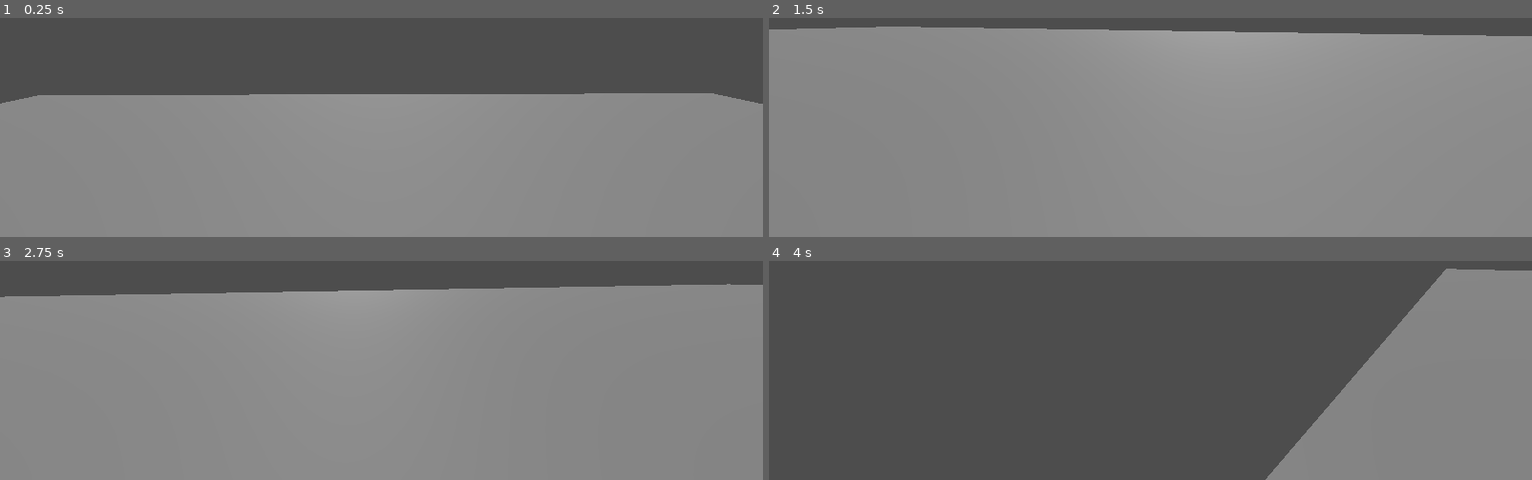
Above: before the commit, frames 1-4 (two rows, left to right).
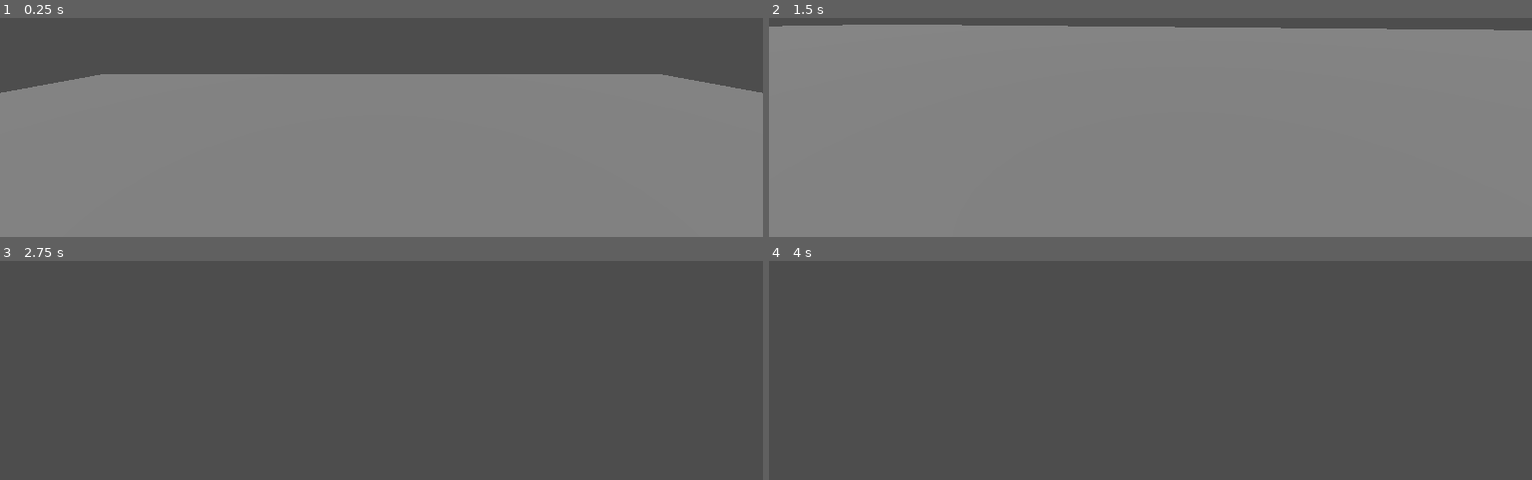
Above: after the commit, the same moments.

Repository: Jedwards14/ITGPMon0830
Game: Godot game, scene res://Jack/Jack_Test.tscn
Same seed, same stepped clock (60 frames per second), same inputs: the game is played once before the commit and once after it.
Inputs (mouse positions are in pixels of both pictures, inside the frame that each line leads up to):
- Up to frame 1 (0.25 s): no input
- Up to frame 2 (1.5 s): tap Enter (ui_accept) at 0.5, 0.77 s; move the mouse to (1188, 22) at 0.52 s; hold Shift (RUN) 0.53-1.28 s; hold W (move_forward, bound only after the commit) from 0.53 s (still down); move the mouse to (1112, 24) at 1.27 s; tap Shift (RUN) at 1.35 s
- Up to frame 3 (2.75 s): keep holding W (move_forward, bound only after the commit); tap Enter (ui_accept) at 1.52 s; move the mouse to (outside the picture) at 2.02 s; hold Shift (RUN) from 2.03 s (still down)
- Up to frame 4 (4 s): keep holding W (move_forward, bound only after the commit); move the mouse to (1142, 274) at 2.77 s; release Shift (RUN) at 2.78 s; tap Shift (RUN) at 2.85 s; tap Enter (ui_accept) at 3.02, 3.77 s; move the mouse to (1203, 271) at 3.52 s; hold Shift (RUN) from 3.53 s (still down)

The runs differ from the first frame. In frame 1, 8.3% of the frame differs, in the area x 0-100%, y 25-40%; in frame 2, 2.8%; in frame 3, 87%, in the area x 0-100%, y 10-100%; in frame 4, 22%.

Commit message:
Player Movement
Added player movement and camera

Diff:
--- a/intro-to-game-production/Jack/Jack_Test.tscn
+++ b/intro-to-game-production/Jack/Jack_Test.tscn
@@ -1,6 +1,6 @@
-[gd_scene load_steps=6 format=3 uid="uid://dlc7opmfn2u3e"]
+[gd_scene load_steps=5 format=3 uid="uid://dlc7opmfn2u3e"]
 
-[ext_resource type="PackedScene" uid="uid://br01chminlckq" path="res://Template/player.tscn" id="1_bn5s4"]
+[ext_resource type="Script" uid="uid://clfhhb2ier5im" path="res://Jack/character_body_3d.gd" id="1_bn5s4"]
 
 [sub_resource type="BoxShape3D" id="BoxShape3D_0l5pj"]
 size = Vector3(60, 2, 60)
@@ -8,11 +8,7 @@
 [sub_resource type="BoxMesh" id="BoxMesh_bn5s4"]
 size = Vector3(60, 2, 60)
 
-[sub_resource type="BoxShape3D" id="BoxShape3D_bn5s4"]
-size = Vector3(4, 1, 4)
-
-[sub_resource type="BoxMesh" id="BoxMesh_6gbj8"]
-size = Vector3(4, 1, 4)
+[sub_resource type="SphereShape3D" id="SphereShape3D_bn5s4"]
 
 [node name="Node3D" type="Node3D"]
 
@@ -20,30 +16,23 @@
 transform = Transform3D(1, 0, 0, 0, 1, 0, 0, 0, 1, 0, -8, 0)
 
 [node name="CollisionShape3D" type="CollisionShape3D" parent="Floor"]
-transform = Transform3D(1, 0, 0, 0, 1, 0, 0, 0, 1, 0.632404, 8.96786, -0.473656)
+transform = Transform3D(1, 0, 0, 0, 1, 0, 0, 0, 1, 0, -1, 0)
 shape = SubResource("BoxShape3D_0l5pj")
 
 [node name="MeshInstance3D" type="MeshInstance3D" parent="Floor"]
-transform = Transform3D(1, 0, 0, 0, 1, 0, 0, 0, 1, 0, 9.44001, 0)
+transform = Transform3D(1, 0, 0, 0, 1, 0, 0, 0, 1, 0, -1, 0)
 mesh = SubResource("BoxMesh_bn5s4")
 
 [node name="DirectionalLight3D" type="DirectionalLight3D" parent="."]
 transform = Transform3D(1, 0, 0, 0, 0.644538, 0.764573, 0, -0.764573, 0.644538, 0.0832367, 10.1473, 0.306038)
 shadow_enabled = true
 
-[node name="player" parent="." instance=ExtResource("1_bn5s4")]
-transform = Transform3D(-1, 0, -8.74228e-08, 0, 1, 0, 8.74228e-08, 0, -1, -2.95639e-05, 9.15522, 8.88906)
+[node name="Player" type="CharacterBody3D" parent="."]
+script = ExtResource("1_bn5s4")
 
-[node name="Camera" type="Camera3D" parent="player"]
-transform = Transform3D(0.999957, 2.99752e-05, -0.00928451, 0, 0.999995, 0.00322851, 0.00928456, -0.00322837, 0.999952, -0.0689928, 0.029552, -0.276869)
-current = true
-fov = 85.0
+[node name="Camera" type="Camera3D" parent="Player"]
 
-[node name="StaticBody3D" type="StaticBody3D" parent="."]
-transform = Transform3D(1, 0, 0, 0, 1, 0, 0, 0, 1, 0, 2.63518, 0)
+[node name="Pivot" type="Node3D" parent="Player"]
 
-[node name="CollisionShape3D" type="CollisionShape3D" parent="StaticBody3D"]
-shape = SubResource("BoxShape3D_bn5s4")
-
-[node name="MeshInstance3D" type="MeshInstance3D" parent="StaticBody3D"]
-mesh = SubResource("BoxMesh_6gbj8")
+[node name="CollisionShape3D" type="CollisionShape3D" parent="Player"]
+shape = SubResource("SphereShape3D_bn5s4")
--- /dev/null
+++ b/intro-to-game-production/Jack/character_body_3d.gd
@@ -0,0 +1,45 @@
+extends CharacterBody3D
+# How fast the player moves in meters per second.
+@export var speed = 14
+# The downward acceleration when in the air, in meters per second squared.
+@export var fall_acceleration = 75
+@export var sensivity = 0.3
+
+var target_velocity = Vector3.ZERO
+
+func _ready():
+	Input.set_mouse_mode(Input.MOUSE_MODE_CAPTURED)
+
+func _input(event):
+	if event is InputEventMouseMotion:
+		$Camera.rotation_degrees.x -= event.relative.y * sensivity
+		$Camera.rotation_degrees.x = clamp($Camera.rotation_degrees.x, -90, 90)
+		rotation_degrees.y -= event.relative.x * sensivity
+
+func _physics_process(delta):
+	var direction = Vector3.ZERO
+
+	if Input.is_action_pressed("move_right"):
+		direction.x += 1
+	if Input.is_action_pressed("move_left"):
+		direction.x -= 1
+	if Input.is_action_pressed("move_backward"):
+		direction.z += 1
+	if Input.is_action_pressed("move_forward"):
+		direction.z -= 1
+
+	if direction != Vector3.ZERO:
+		direction = direction.normalized()
+		$Pivot.basis = Basis.looking_at(direction)
+
+	# Ground Velocity
+	target_velocity.x = direction.x * speed
+	target_velocity.z = direction.z * speed
+
+	# Vertical Velocity
+	if not is_on_floor(): # If in the air, fall towards the floor. Literally gravity
+		target_velocity.y = target_velocity.y - (fall_acceleration * delta)
+
+	# Moving the Character
+	velocity = target_velocity
+	move_and_slide()
--- a/intro-to-game-production/project.godot
+++ b/intro-to-game-production/project.godot
@@ -66,6 +66,30 @@
 "events": [Object(InputEventKey,"resource_local_to_scene":false,"resource_name":"","device":-1,"window_id":0,"alt_press …(195 unchanged characters)…
 ]
 }
+move_left={
+"deadzone": 0.2,
+"events": [Object(InputEventKey,"resource_local_to_scene":false,"resource_name":"","device":0,"window_id":0,"alt_pressed":false,"shift_pressed":false,"ctrl_pressed":false,"meta_pressed":false,"pressed":false,"keycode":0,"physical_keycode":65,"key_label":0,"unicode":0,"location":0,"echo":false,"script":null)
+, Object(InputEventKey,"resource_local_to_scene":false,"resource_name":"","device":-1,"window_id":0,"alt_pressed":false,"shift_pressed":false,"ctrl_pressed":false,"meta_pressed":false,"pressed":false,"keycode":0,"physical_keycode":4194319,"key_label":0,"unicode":0,"location":0,"echo":false,"script":null)
+]
+}
+move_right={
+"deadzone": 0.2,
+"events": [Object(InputEventKey,"resource_local_to_scene":false,"resource_name":"","device":0,"window_id":0,"alt_pressed":false,"shift_pressed":false,"ctrl_pressed":false,"meta_pressed":false,"pressed":false,"keycode":0,"physical_keycode":68,"key_label":0,"unicode":0,"location":0,"echo":false,"script":null)
+, Object(InputEventKey,"resource_local_to_scene":false,"resource_name":"","device":-1,"window_id":0,"alt_pressed":false,"shift_pressed":false,"ctrl_pressed":false,"meta_pressed":false,"pressed":false,"keycode":0,"physical_keycode":4194321,"key_label":0,"unicode":0,"location":0,"echo":false,"script":null)
+]
+}
+move_forward={
+"deadzone": 0.2,
+"events": [Object(InputEventKey,"resource_local_to_scene":false,"resource_name":"","device":-1,"window_id":0,"alt_pressed":false,"shift_pressed":false,"ctrl_pressed":false,"meta_pressed":false,"pressed":false,"keycode":0,"physical_keycode":87,"key_label":0,"unicode":119,"location":0,"echo":false,"script":null)
+, Object(InputEventKey,"resource_local_to_scene":false,"resource_name":"","device":-1,"window_id":0,"alt_pressed":false,"shift_pressed":false,"ctrl_pressed":false,"meta_pressed":false,"pressed":false,"keycode":0,"physical_keycode":4194320,"key_label":0,"unicode":0,"location":0,"echo":false,"script":null)
+]
+}
+move_backward={
+"deadzone": 0.2,
+"events": [Object(InputEventKey,"resource_local_to_scene":false,"resource_name":"","device":-1,"window_id":0,"alt_pressed":false,"shift_pressed":false,"ctrl_pressed":false,"meta_pressed":false,"pressed":false,"keycode":0,"physical_keycode":83,"key_label":0,"unicode":115,"location":0,"echo":false,"script":null)
+, Object(InputEventKey,"resource_local_to_scene":false,"resource_name":"","device":-1,"window_id":0,"alt_pressed":false,"shift_pressed":false,"ctrl_pressed":false,"meta_pressed":false,"pressed":false,"keycode":0,"physical_keycode":4194322,"key_label":0,"unicode":0,"location":0,"echo":false,"script":null)
+]
+}
 
 [shader_globals]
 
Not shown, added: intro-to-game-production/Jack/character_body_3d.gd.uid
